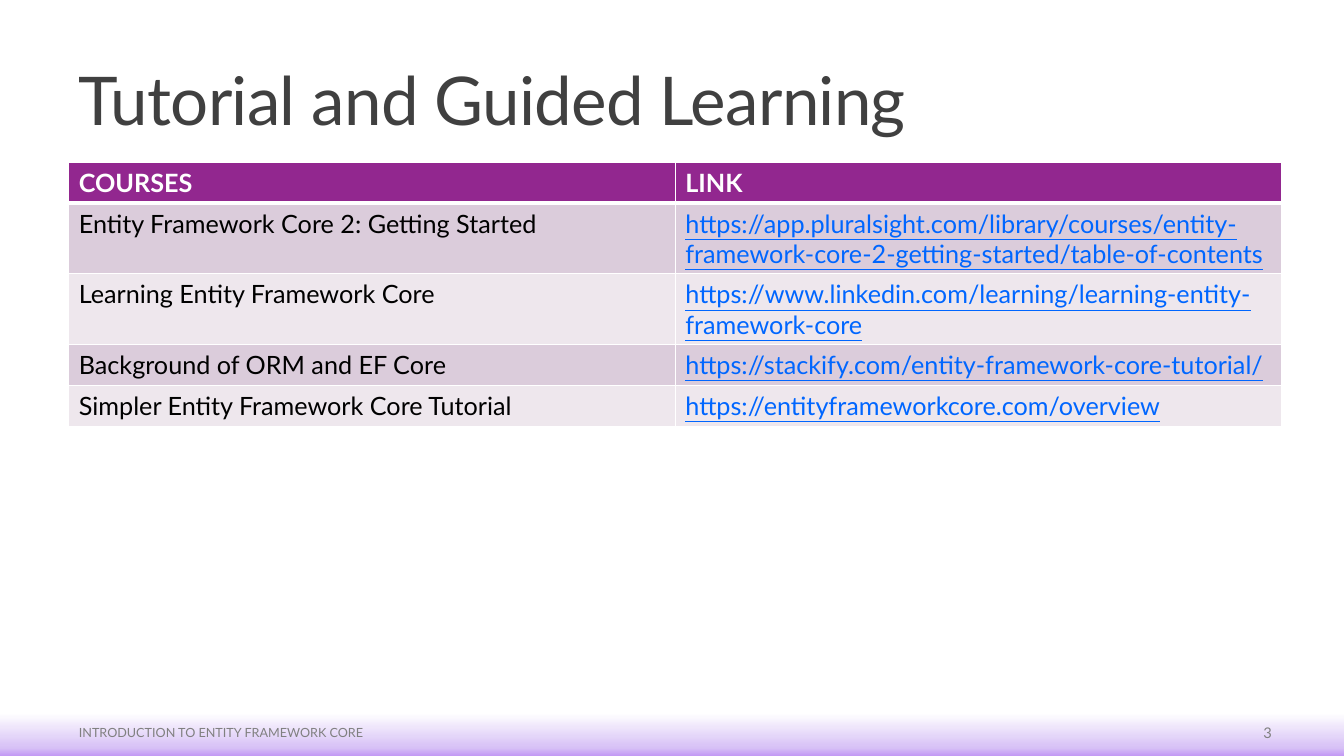
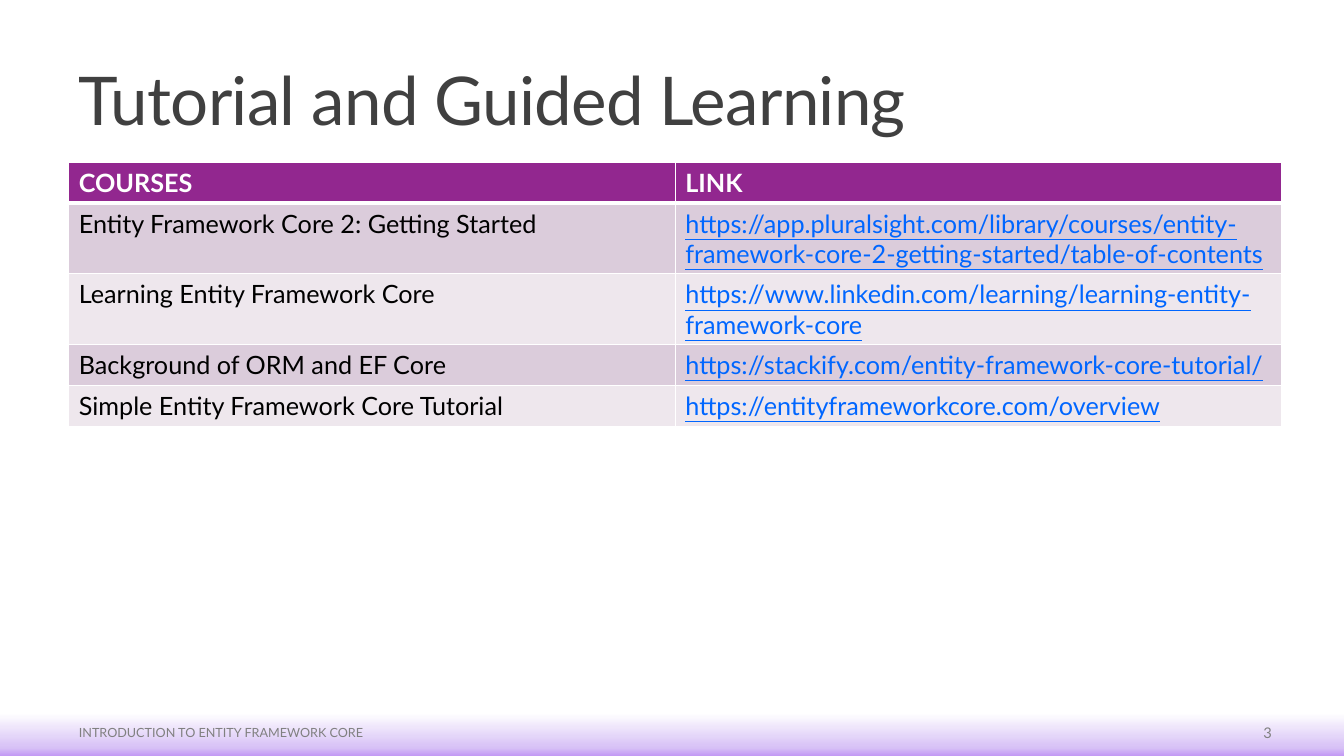
Before and after one commit to c0j0s/StudentManagementSystem, a slide deck: slide 3 of Training Materials/Lecture/4. Addtional Resources.pptx. Drawn at 1344x756 pixels with LibreOffice and Linux fonts; fonts in the diff are those of the drawing. Boxes give left, top, right and bottom in pixels: in the first picture for what was removed or moved away, otherwise in the second. Text is boxed around its words. In the diff, an @@ line names an element or a change of style, - is before the commit and + after.

```diff
--- a/Training Materials/Lecture/4. Addtional Resources.pptx
+++ b/Training Materials/Lecture/4. Addtional Resources.pptx
@@ table at [69,162,1282,426] @@
-row 5, column 1: Simpler Entity Framework Core Tutorial
+row 5, column 1: Simple Entity Framework Core Tutorial
```
Also in this commit, not shown: 1 other slide changed, 5 other files.
